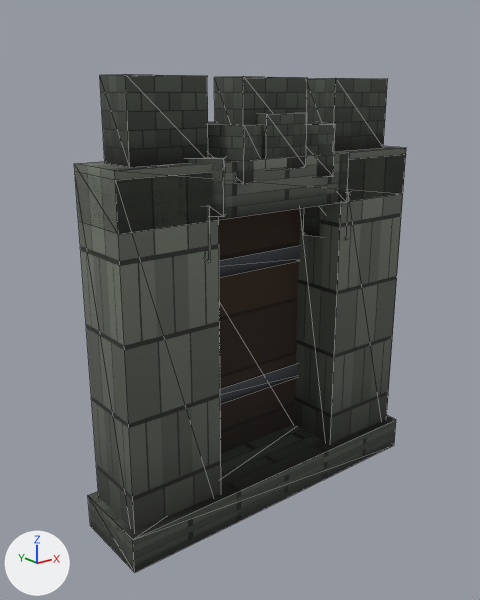
Renders of the glTF model products/castle_kit_grimforge_v1/models_gltf/wall_gate_dark.gltf from each side of a commit.
One viewpoint serves both versions: a camera (50 mm lens) standing at (-1.202, -1.412, 1.184) and looking at (-0.052, 0.025, 0.609). The axes (+X, +Y, +Z) are drawn at lower left. The lights are the same throughout. The first picture is the older version. Mesh edges are drawn as thin lines. Where no turn or scale is listed for an object, it has been applied to the vertices. Vertices at exactly the same position are counted once.

In view in the first picture: 'wall_gate_dark'.
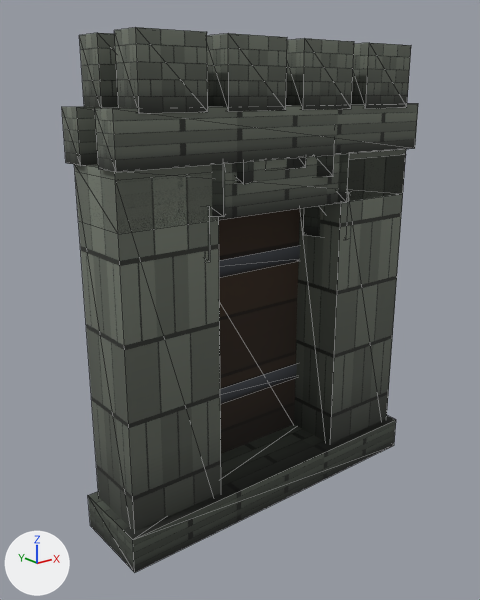
Where the newer file only moved an object's origin or applied its transform, the numbers keep the older frame.

What differs and where, as boxes [x1, y1, x2, y2] in the pictures (480 x 600 px):
'wall_gate_dark', reshaped (7% wider, 9% taller)
    before: [74, 74, 406, 572]
    after: [62, 27, 418, 572]
part 1 of me_cube_937, added
    after: [95, 103, 418, 172]
part 2 of me_cube_937, added
    after: [114, 27, 208, 113]
part 3 of me_cube_937, added
    after: [207, 33, 287, 111]
part 4 of me_cube_937, added
    after: [286, 38, 354, 110]
part 5 of me_cube_937, added
    after: [351, 43, 411, 108]
part 6 of me_cube_937, added
    after: [62, 106, 101, 166]
part 7 of me_cube_937, added
    after: [79, 33, 118, 108]
part 8 of me_cube_937, deleted
    before: [100, 74, 208, 167]
part 9 of me_cube_937, deleted
    before: [214, 76, 307, 124]
part 10 of me_cube_937, deleted
    before: [306, 78, 388, 151]

The change, as a list of edits to the scene's bpy script:
```text
Change me_cube_937:
    used by ob_wall_gate_dark; location = (0.0, 0.005, 0.0)
    remove me_cube_937.from_pydata(...)  # 136 vertices, 204 faces; spans x -0.52..0.52, y -0.13..0.13, z 0.0..1.22
    add me_cube_937.from_pydata(...)  # 192 vertices, 288 faces; spans x -0.52..0.52, y -0.135..0.13, z 0.0..1.31
    me_cube_937 part 1: a new loose piece, a box spanning x -0.51..0.51, y -0.13..-0.05, z 1.02..1.15, in mat_kit_atlas_mat
    me_cube_937 part 2: a new loose piece, a box spanning x -0.45..-0.27, y -0.135..-0.045, z 1.14..1.31, in mat_kit_atlas_mat
    me_cube_937 part 3: a new loose piece, a box spanning x -0.21..-0.03, y -0.135..-0.045, z 1.14..1.31, in mat_kit_atlas_mat
    me_cube_937 part 4: a new loose piece, a box spanning x 0.03..0.21, y -0.135..-0.045, z 1.14..1.31, in mat_kit_atlas_mat
    me_cube_937 part 5: a new loose piece, a box spanning x 0.27..0.45, y -0.135..-0.045, z 1.14..1.31, in mat_kit_atlas_mat
    me_cube_937 part 6: a new loose piece, a box spanning x -0.51..0.51, y 0.04..0.12, z 1.02..1.15, in mat_kit_atlas_mat
    me_cube_937 part 7: a new loose piece, a box spanning x -0.45..-0.27, y 0.035..0.125, z 1.14..1.31, in mat_kit_atlas_mat
    me_cube_937 part 8: the loose piece of 8 vertices spanning x -0.44..-0.22, y -0.065..0.055, z 1.02..1.22 is deleted
    me_cube_937 part 9: the loose piece of 8 vertices spanning x -0.11..0.11, y -0.065..0.055, z 1.02..1.22 is deleted
    me_cube_937 part 10: the loose piece of 8 vertices spanning x 0.22..0.44, y -0.065..0.055, z 1.02..1.22 is deleted
    other edits to the shape of me_cube_937 do not show in these pictures
```
